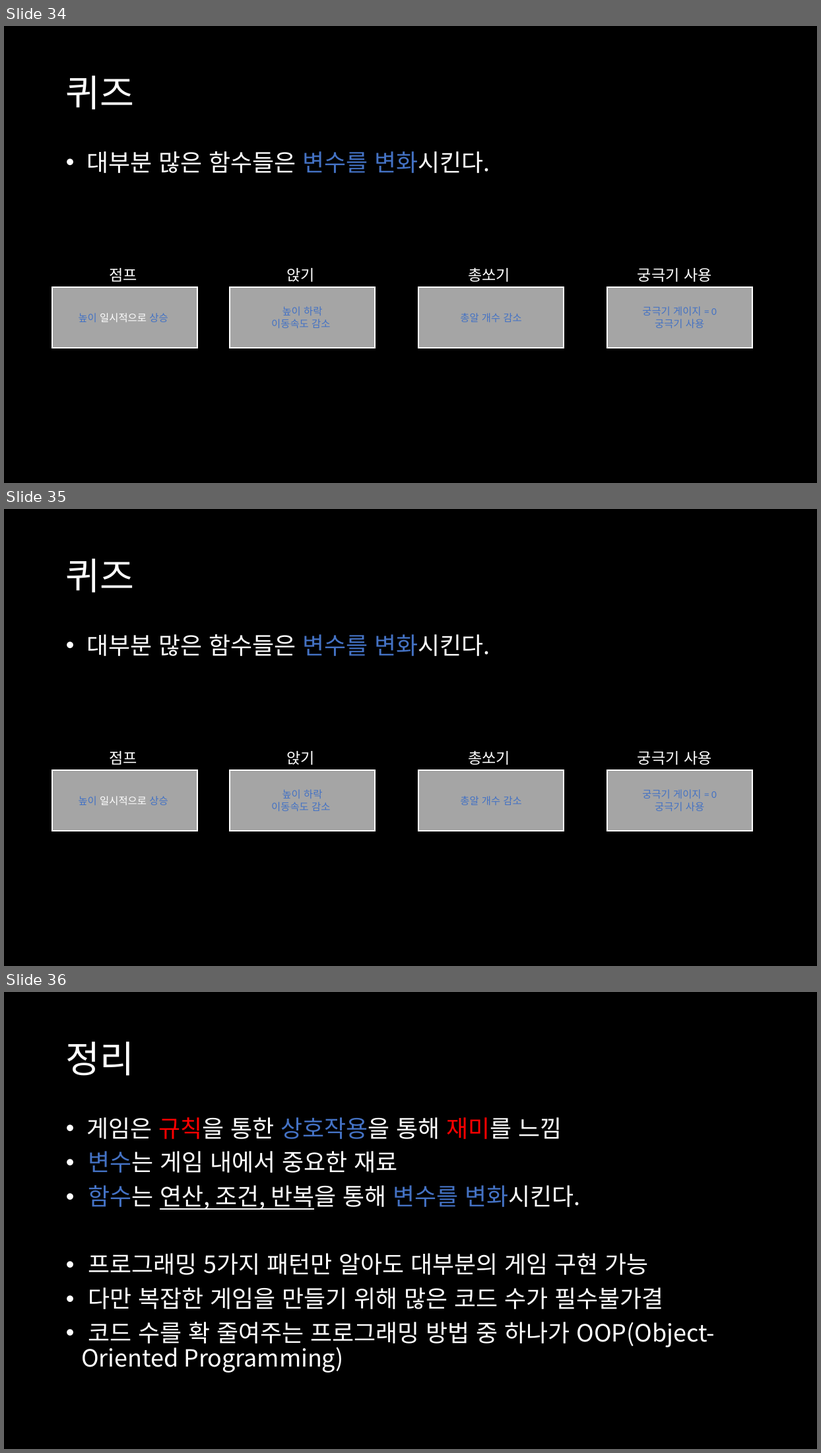
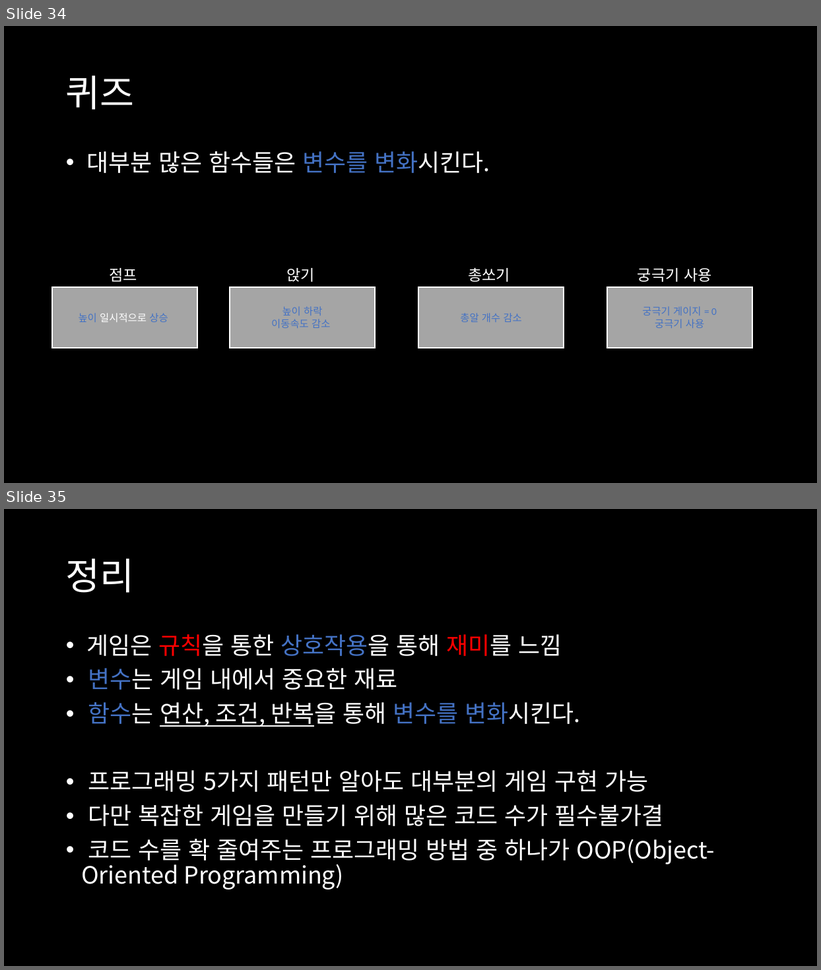
Before and after one commit to gagip/Unity-Basic-Study, a slide deck: ppt/02_Programming.pptx. Shown one above the other, each under a label of ours: slides 34, 35 and 36 before the commit, slides 34 and 35 after it. The pictures are 821x1453 and 821x970 pixels, drawn with LibreOffice and Linux fonts; fonts in the diff are those of the drawing. Boxes give left, top, right and bottom in pixels: in the first picture for what was removed or moved away, otherwise in the second. Text is boxed around its words. In the diff, an @@ line names an element or a change of style, - is before the commit and + after.

```diff
--- a/ppt/02_Programming.pptx
+++ b/ppt/02_Programming.pptx
@@ slide 35 removed at box(4, 509, 817, 966), background #000000 @@
@@ title removed at box(66, 559, 135, 593) @@
-퀴즈
@@ text removed at box(86, 634, 490, 656) @@
-• 대부분 많은 함수들은 변수를 변화시킨다.
@@ text removed at box(109, 751, 137, 765) @@
-점프
@@ text removed at box(287, 751, 316, 765) @@
-앉기
@@ text removed at box(468, 751, 510, 765) @@
-총쏘기
@@ text removed at box(638, 751, 712, 765) @@
-궁극기 사용
@@ rectangle removed at box(52, 770, 197, 831) @@
-높이 일시적으로 상승
@@ rectangle removed at box(230, 770, 375, 831) @@
-높이 하락
-이동속도 감소
@@ rectangle removed at box(418, 770, 564, 831) @@
-총알 개수 감소
@@ rectangle removed at box(607, 770, 752, 831) @@
-궁극기 게이지 = 0
-궁극기 사용
@@ what was slide 36 is now slide 35 @@
```
Also in this commit, not shown: 1 other file.
